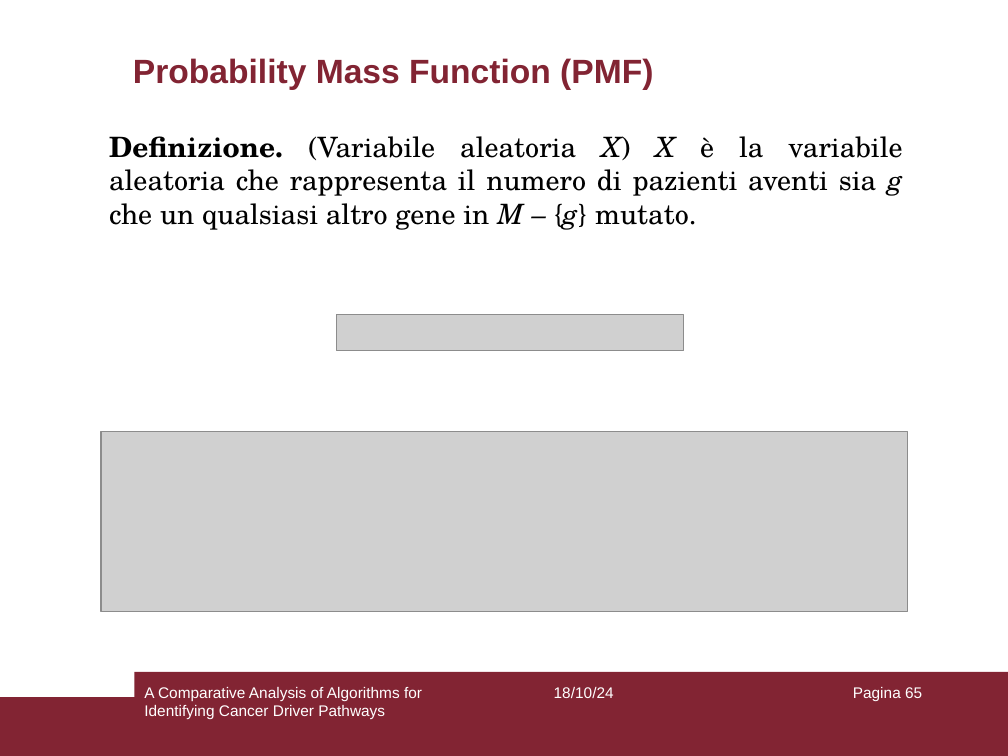
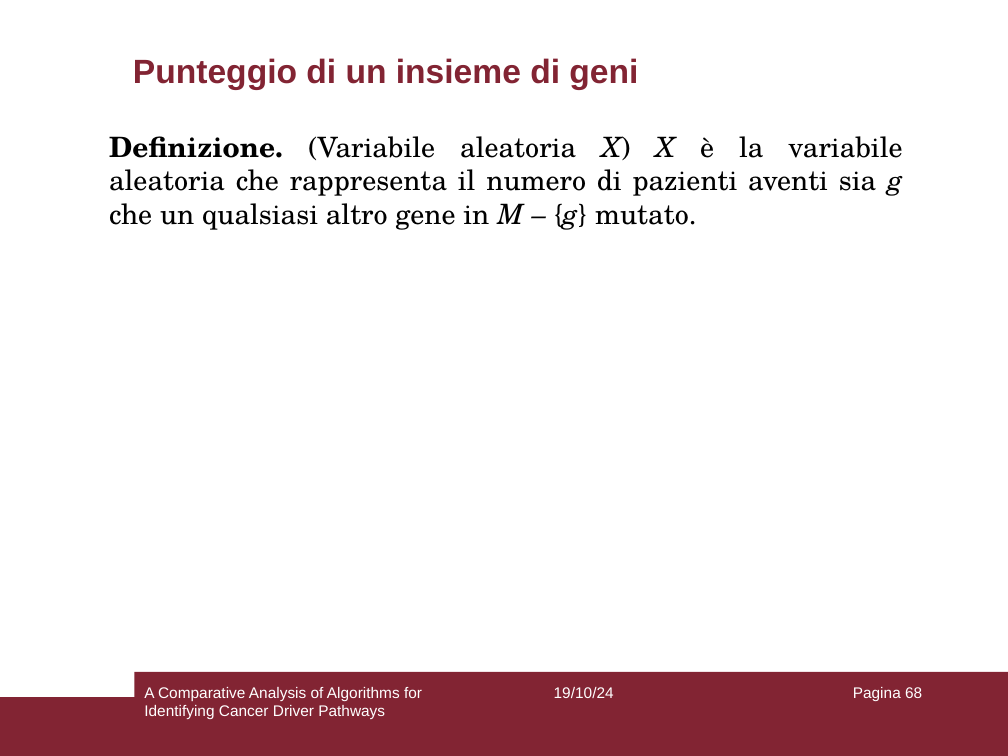
Before and after one commit to aflaag/bsc-thesis, a slide deck: slide 68 of presentation/slides.odp (slide 65 before the commit). Drawn at 1008x756 pixels with LibreOffice and Linux fonts; fonts in the diff are those of the drawing; grey boxes stand for pictures. Boxes give left, top, right and bottom in pixels: in the first picture for what was removed or moved away, otherwise in the second. Text is boxed around its words. In the diff, an @@ line names an element or a change of style, - is before the commit and + after.

```diff
--- a/presentation/slides.odp
+++ b/presentation/slides.odp
@@ title at box(133, 58, 638, 90): text changed @@
-Probability Mass Function (PMF)
+Punteggio di un insieme di geni
@@ picture removed at box(337, 314, 684, 351) @@
@@ picture removed at box(101, 431, 907, 613) @@
@@ page number at box(853, 687, 922, 701): text changed @@
-Pagina 65
+Pagina 68
```
Also in this commit, not shown: 65 other slides changed, 6 slides added, 9 other files.
